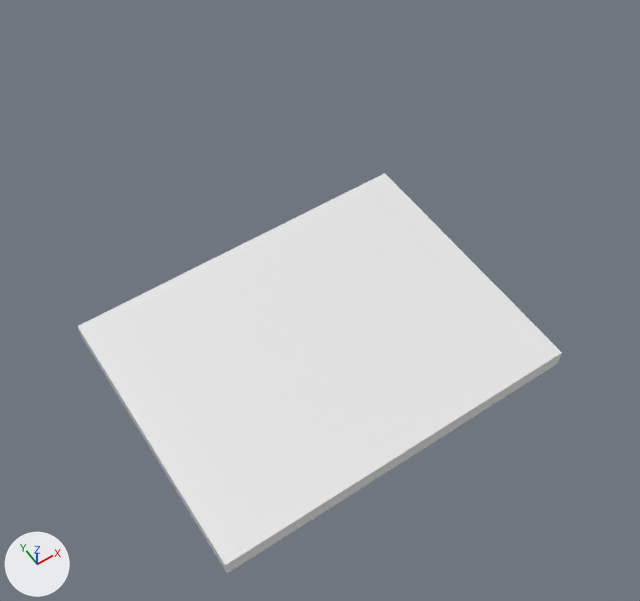
The Blender file MatLibrary/palath_plot.blend: old version first, new version second.
Rendered twice from a camera (50 mm lens) standing at (-9.37, -14.23, 26.2) and looking at (-0.14, -0.43, 3.54). The lights are fixed; the arrows at lower left show +X, +Y and +Z. The first picture is the older version.

The first picture shows 'Floor_Plan', 'Planth'.
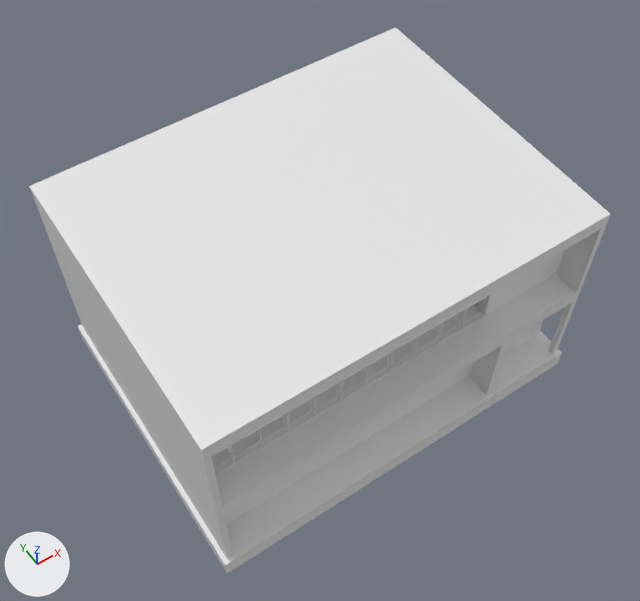
Commit message: Added first floor and balcony rails

Location of each change, (x1, y1, x2, y2) in pixels of the pictures (640 x 601 px):
'First_Floor_Celing', added
    after: (29, 27, 611, 460)
'Ground_Floor_Celing', added
    after: (59, 265, 581, 519)
'Floor_Plan', hidden
    before: (83, 176, 557, 559)
'Ground_Floor', added
    after: (226, 332, 561, 558)
'Ground_Floor_Wall', added (mostly hidden)
    after: (62, 273, 577, 559)
'First_Floor_Wall', added
    after: (34, 199, 606, 511)
'Balcony_Rail', added
    after: (211, 293, 492, 475)
'Planth', unchanged, covered by the edit
    before: (78, 173, 562, 573)
    after: (78, 324, 562, 573)

The change in detail:
Mesh me_plane_003 is new.
It has 96 vertices, 94 faces and spans x -4.85..4.85, y -0.1..0.1, z -0.75..0.75.
Mesh me_plane_025 is new.
It is a box spanning x -77.2..52.8, y -48.5..51.4, z -0.4..0.1.
Mesh me_plane_024 is new.
It has 234 vertices, 252 faces and spans x -77.2..52.8, y -48.5..51.4, z 0.0..3.0.
Mesh me_plane_007 is new.
It has 200 vertices, 215 faces, 1 loose edge and spans x -129.0..1.0, y -98.8..1.0, z 0.0..3.0.
Mesh me_plane_020 is new.
It has 104 vertices, 78 faces and spans x -127.0..2.1, y -99.9..-1.0, z 0.0.
Object 'Floor_Plan' (ob_floor_plan) is now hidden.
Object 'Balcony_Rail' (ob_balcony_rail) is new; it shows me_plane_003.
Its location is (-1.42, -3.99, 4.95).
It gains a WIREFRAME modifier named 'Wireframe'.
Modifier setting: thickness = 0.05.
Object 'First_Floor_Celing' (ob_first_floor_celing) is new; it shows me_plane_025.
Its location is (1.25, -0.14, 7.6).
Its scale is (0.1, 0.1, 1.0).
Object 'First_Floor_Wall' (ob_first_floor_wall) is new; it shows me_plane_024.
Its location is (1.25, -0.14, 4.2).
Its scale is (0.1, 0.1, 1.0).
Object 'Ground_Floor_Celing' (ob_ground_floor_celing) is new; it shows a copy of me_plane_025.
Its location is (1.25, -0.14, 4.09).
Its scale is (0.1, 0.1, 1.0).
Object 'Ground_Floor_Wall' (ob_ground_floor_wall) is new; it shows me_plane_007.
Its location is (6.43, 4.89, 0.7).
Its scale is (0.1, 0.1, 1.0).
Object 'Ground_Floor' (ob_ground_floor) is new; it shows me_plane_020.
Its location is (6.43, 4.89, 0.7).
Its scale is (0.1, 0.1, 1.0).
